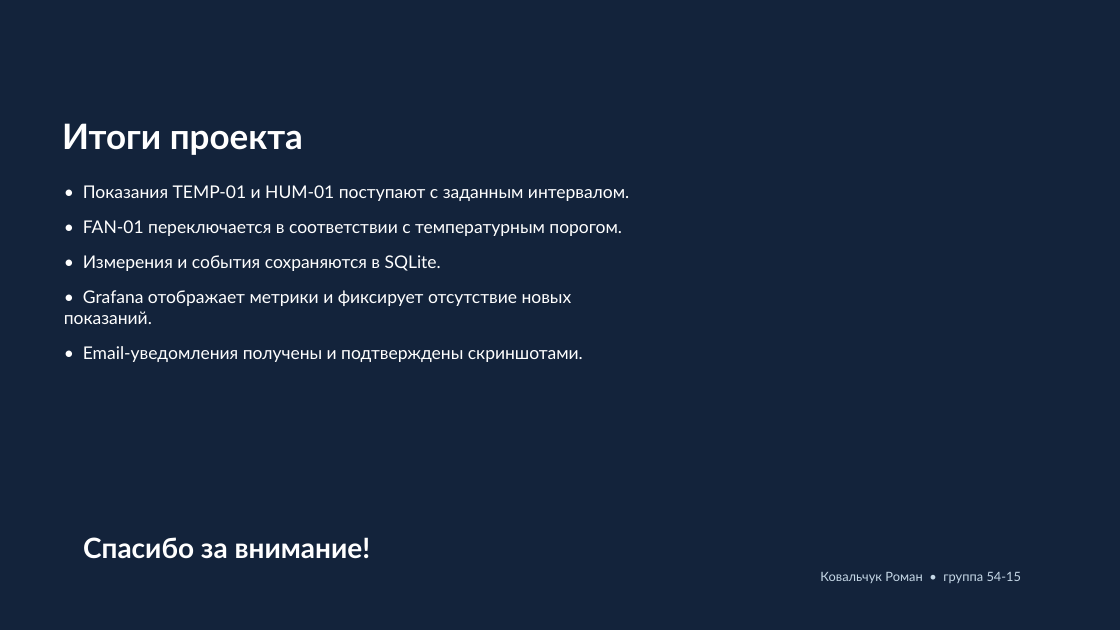
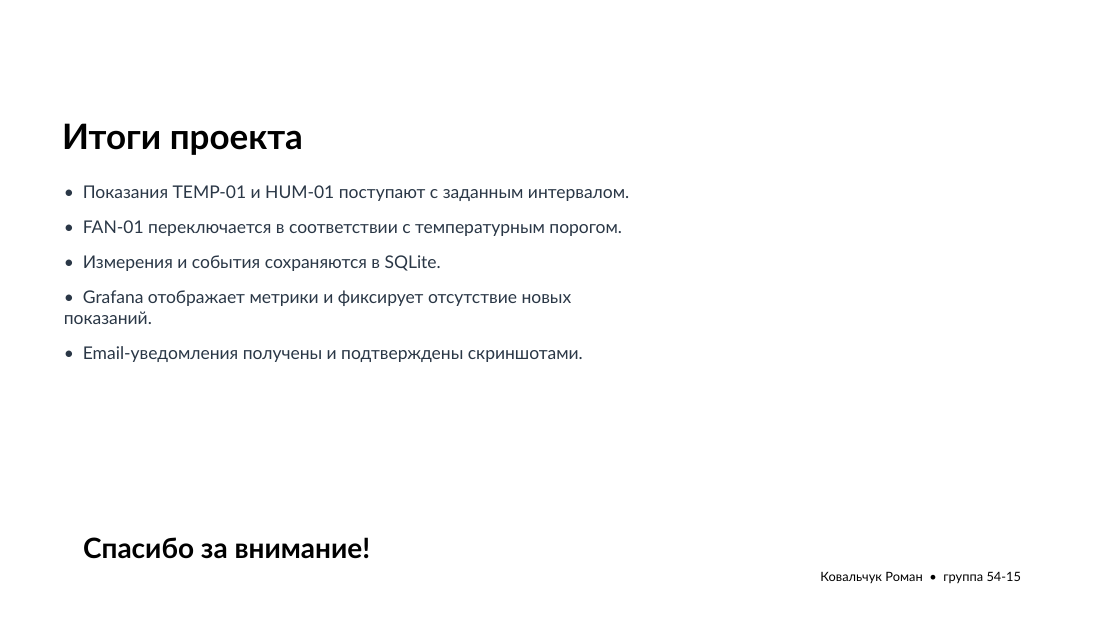
Before and after one commit to l1Zrad/CollegePractice, a slide deck: slide 9 of Умный_офис_обновленная_презентация.pptx. Drawn at 1120x630 pixels with LibreOffice and Linux fonts; fonts in the diff are those of the drawing. Boxes give left, top, right and bottom in pixels: in the first picture for what was removed or moved away, otherwise in the second. Text is boxed around its words. In the diff, an @@ line names an element or a change of style, - is before the commit and + after.

Commit message:
Презентация

```diff
--- a/Умный_офис_обновленная_презентация.pptx
+++ b/Умный_офис_обновленная_презентация.pptx
@@ background #13233B to #FFFFFF @@
@@ text "Итоги проекта" at box(62, 123, 303, 155): text colour #FFFFFF to #000000 @@
@@ text "• Показания TEMP-01 и HUM-01 ..." at box(64, 185, 629, 362): text colour #FFFFFF to #2A3746 @@
@@ text "Спасибо за внимание!" at box(83, 537, 371, 559): text colour #FFFFFF to #000000 @@
@@ text "Ковальчук Роман • группа 54-15" at box(820, 571, 1022, 584): text colour #C6D8E7 to #000000 @@
```
